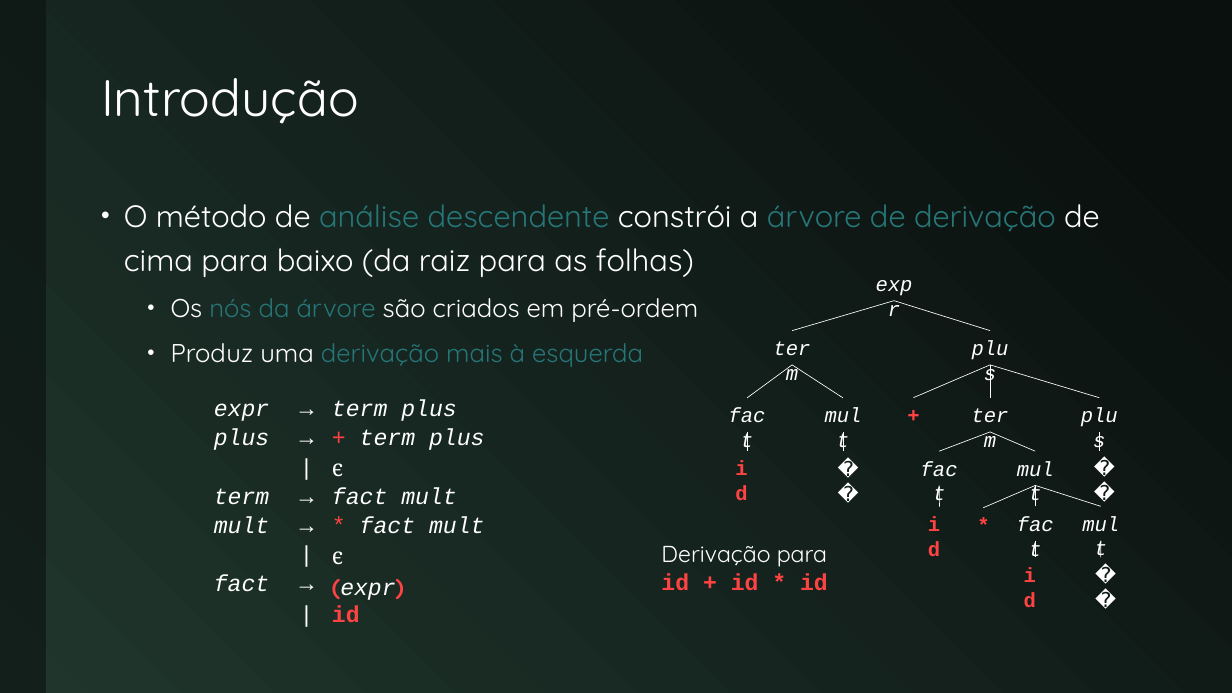
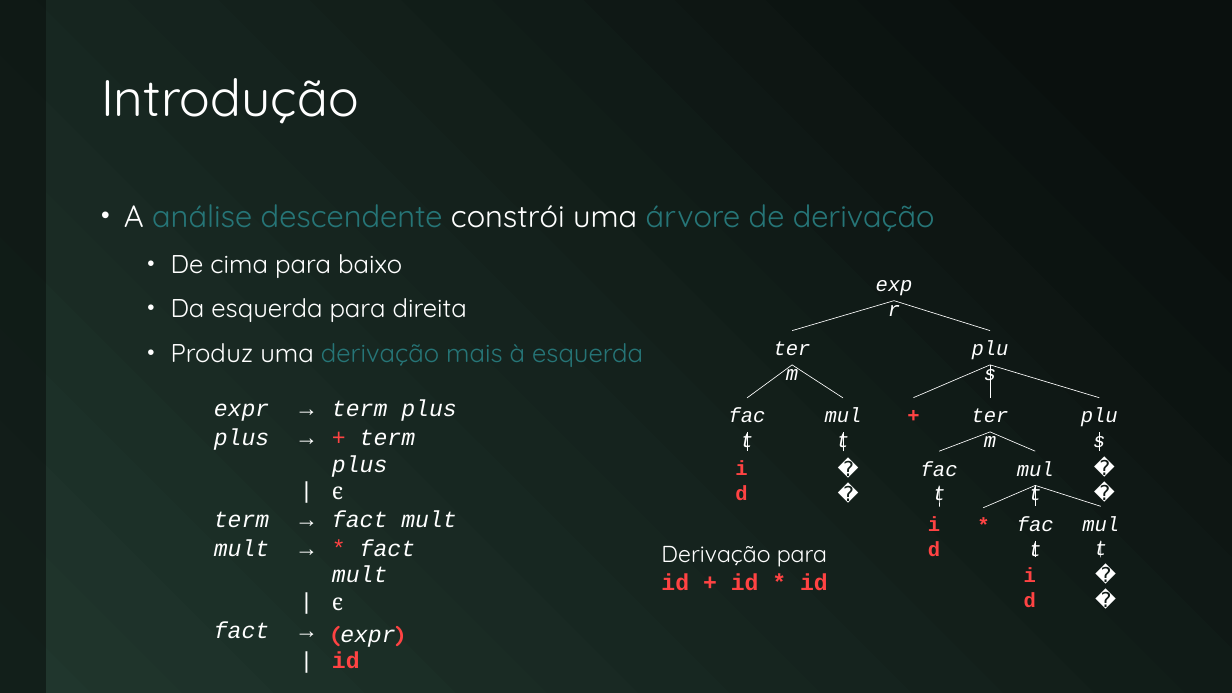
Before and after one commit to JudsonSS/Compiladores, a slide deck: slide 2 of Slides/22. Analisador Preditivo.pptx. Drawn at 1232x693 pixels with LibreOffice and Linux fonts; fonts in the diff are those of the drawing. Boxes give left, top, right and bottom in pixels: in the first picture for what was removed or moved away, otherwise in the second. Text is boxed around its words. In the diff, an @@ line names an element or a change of style, - is before the commit and + after.

```diff
--- a/Slides/22. Analisador Preditivo.pptx
+++ b/Slides/22. Analisador Preditivo.pptx
@@ text at (x1=124, y1=204, x2=935, y2=322): text changed @@
-• O método de análise descendente constrói a árvore de derivação de cima para baixo (da raiz para as folhas)
-  • Os nós da árvore são criados em pré-ordem
+• A análise descendente constrói uma árvore de derivação
+  • De cima para baixo
+  • Da esquerda para direita
@@ table resized from (x1=204, y1=397, x2=505, y2=631) to (x1=204, y1=397, x2=484, y2=673) @@
```
Also in this commit, not shown: 15 other slides changed, 8 slides added.
